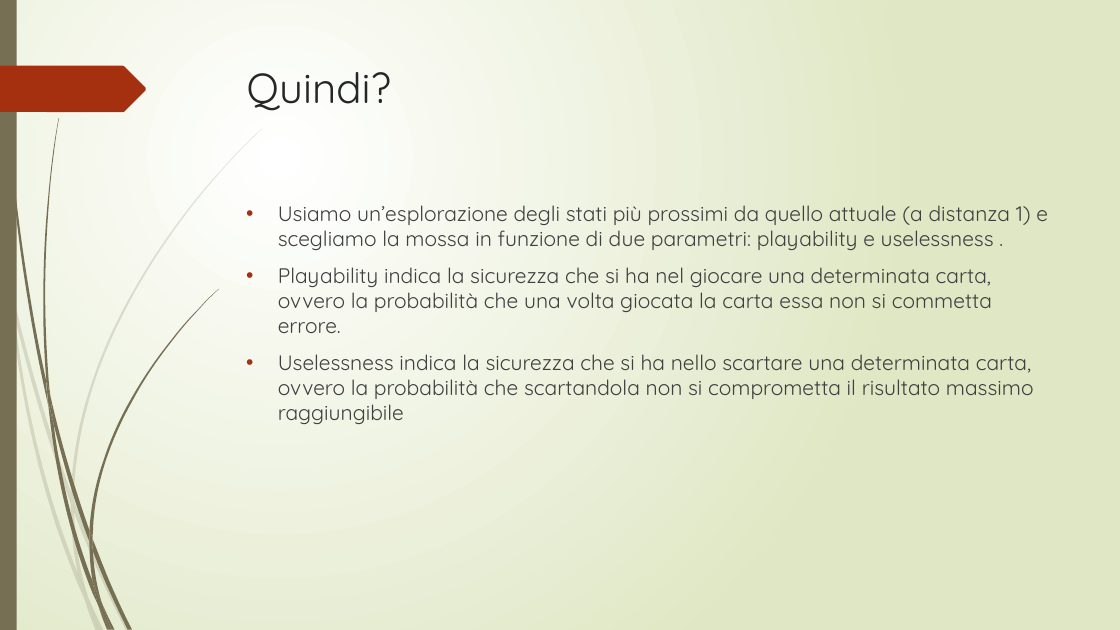
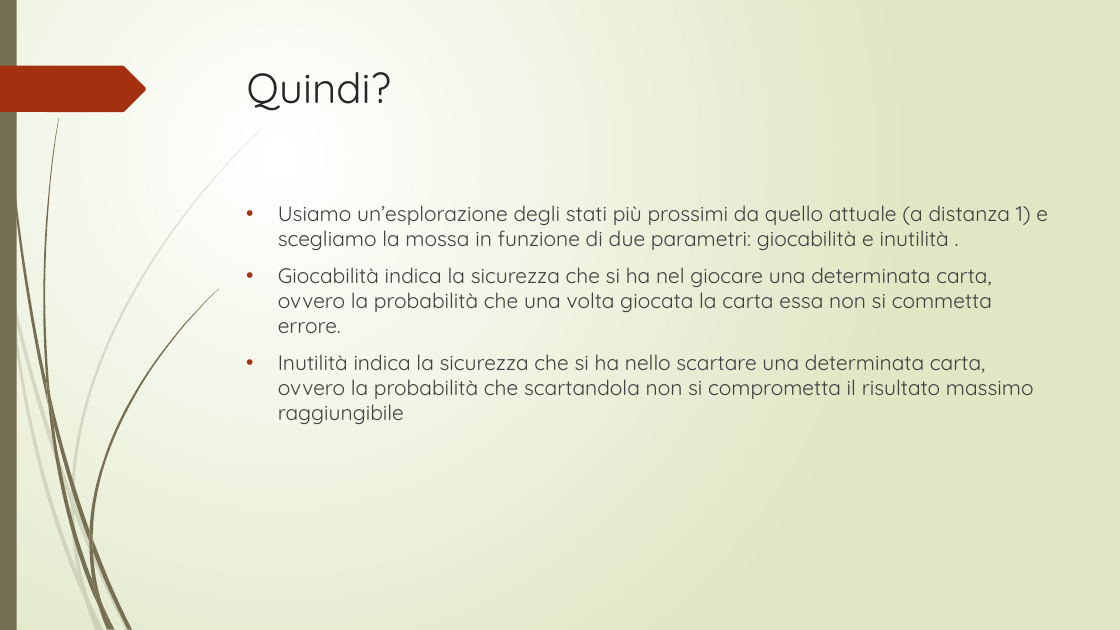
Before and after one commit to ilariacriv/hanabi-unibo, a slide deck: slide 6 of Presentazione Hanabi.pptx. Drawn at 1120x630 pixels with LibreOffice and Linux fonts; fonts in the diff are those of the drawing. Boxes give left, top, right and bottom in pixels: in the first picture for what was removed or moved away, otherwise in the second. Text is boxed around its words. In the diff, an @@ line names an element or a change of style, - is before the commit and + after.

```diff
--- a/Presentazione Hanabi.pptx
+++ b/Presentazione Hanabi.pptx
@@ text at [278, 205, 1048, 424]: text changed @@
-• Usiamo un’esplorazione degli stati più prossimi da quello attuale (a distanza 1) e scegliamo la mossa in funzione di due parametri: playability e uselessness .
-• Playability indica la sicurezza che si ha nel giocare una determinata carta, ovvero la probabilità che una volta giocata la carta essa non si commetta errore.
-• Uselessness indica la sicurezza che si ha nello scartare una determinata carta, ovvero la probabilità che scartandola non si comprometta il risultato massimo raggiungibile
+• Usiamo un’esplorazione degli stati più prossimi da quello attuale (a distanza 1) e scegliamo la mossa in funzione di due parametri: giocabilità e inutilità .
+• Giocabilità indica la sicurezza che si ha nel giocare una determinata carta, ovvero la probabilità che una volta giocata la carta essa non si commetta errore.
+• Inutilità indica la sicurezza che si ha nello scartare una determinata carta, ovvero la probabilità che scartandola non si comprometta il risultato massimo raggiungibile
```
Also in this commit, not shown: 2 other slides changed, 7 other files.
